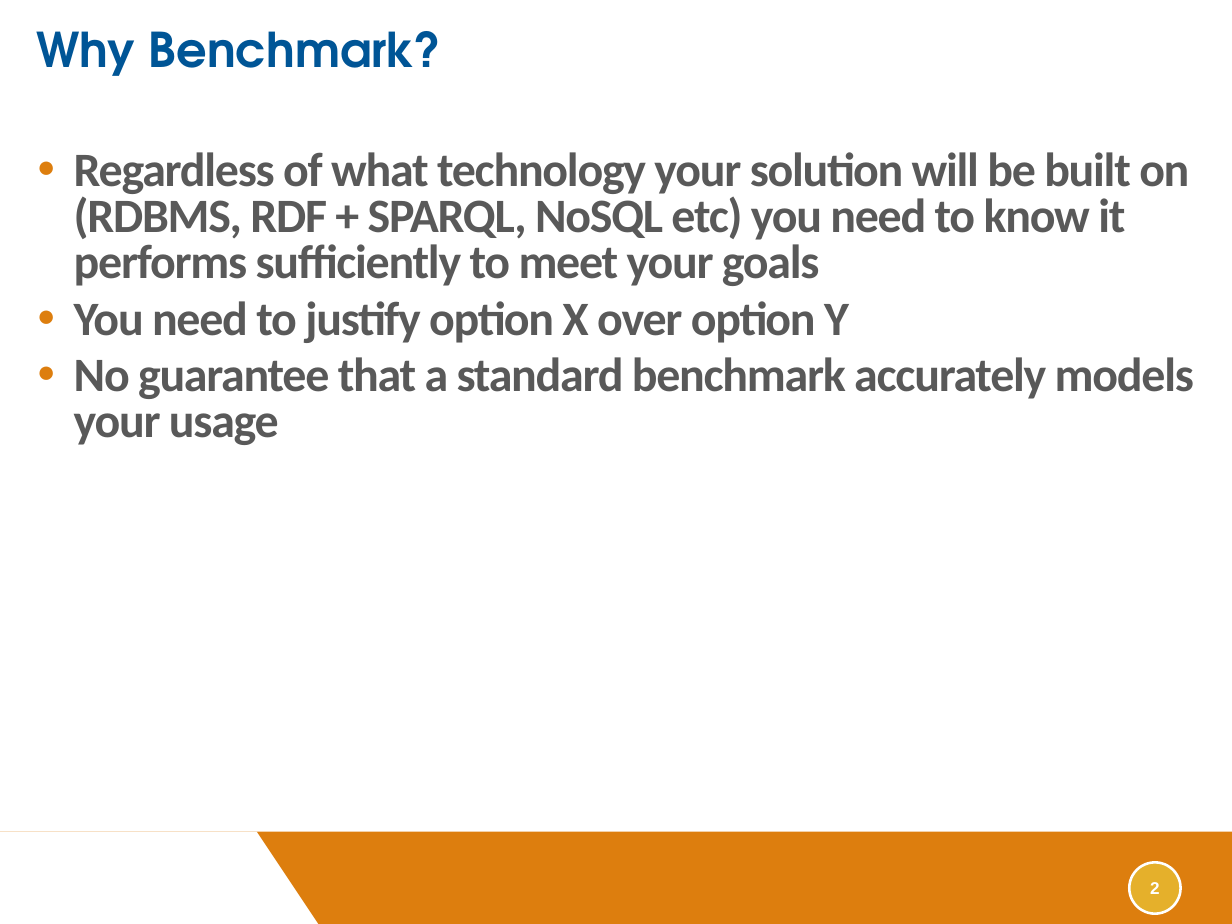
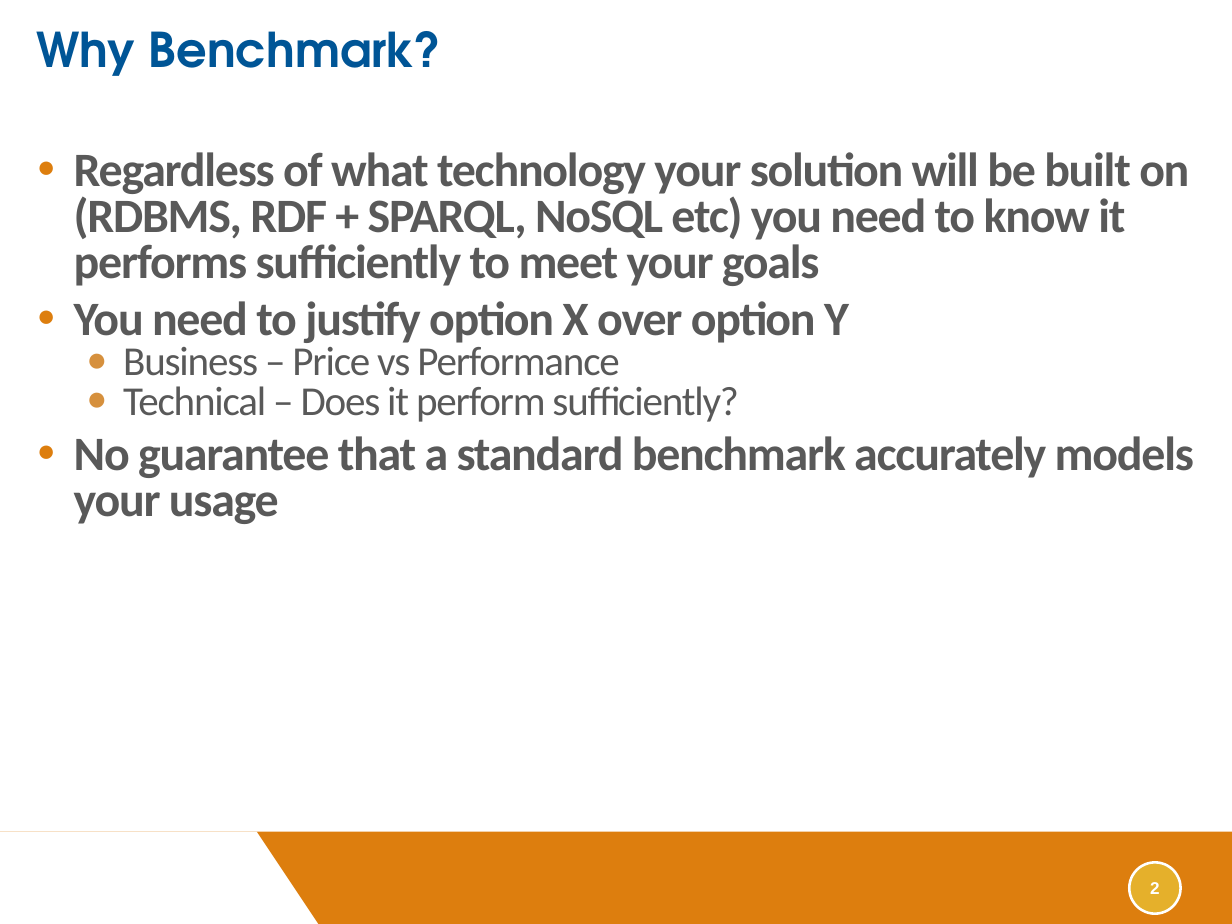
Before and after one commit to JohnGoldsmith/dotnetrdf-wiki, a slide deck: slide 2 of Slides/SemTech West 2012 Conference Presentation.pptx. Drawn at 1232x924 pixels with LibreOffice and Linux fonts; fonts in the diff are those of the drawing; background and template pictures are left out. Boxes give left, top, right and bottom in pixels: in the first picture for what was removed or moved away, otherwise in the second. Text is boxed around its words. In the diff, an @@ line names an element or a change of style, - is before the commit and + after.

```diff
--- a/Slides/SemTech West 2012 Conference Presentation.pptx
+++ b/Slides/SemTech West 2012 Conference Presentation.pptx
@@ text at (x1=123, y1=342, x2=739, y2=422): paragraphs added @@
+  ● Business – Price vs Performance
+  ● Technical – Does it perform sufficiently?
```
Also in this commit, not shown: 5 other slides changed.
